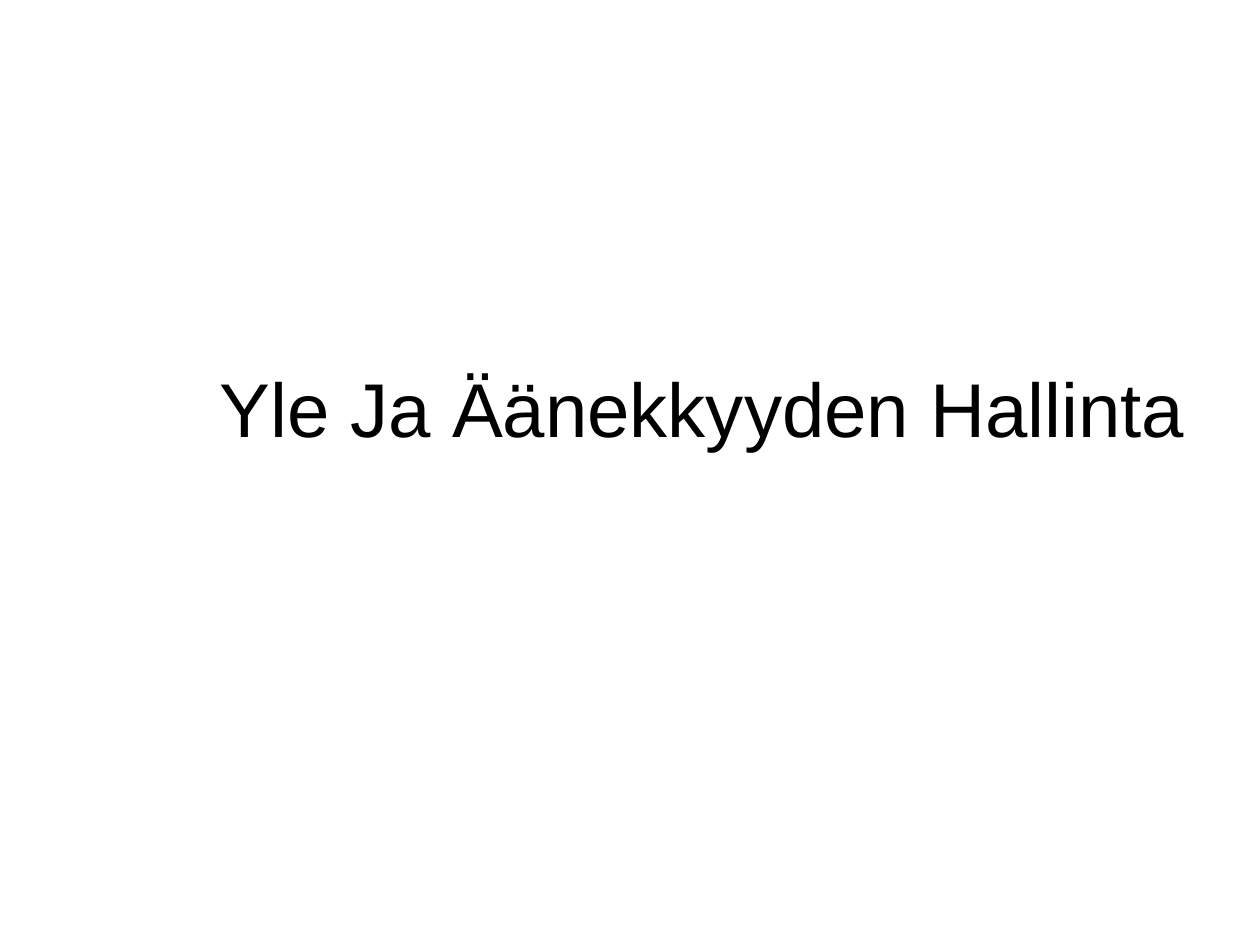
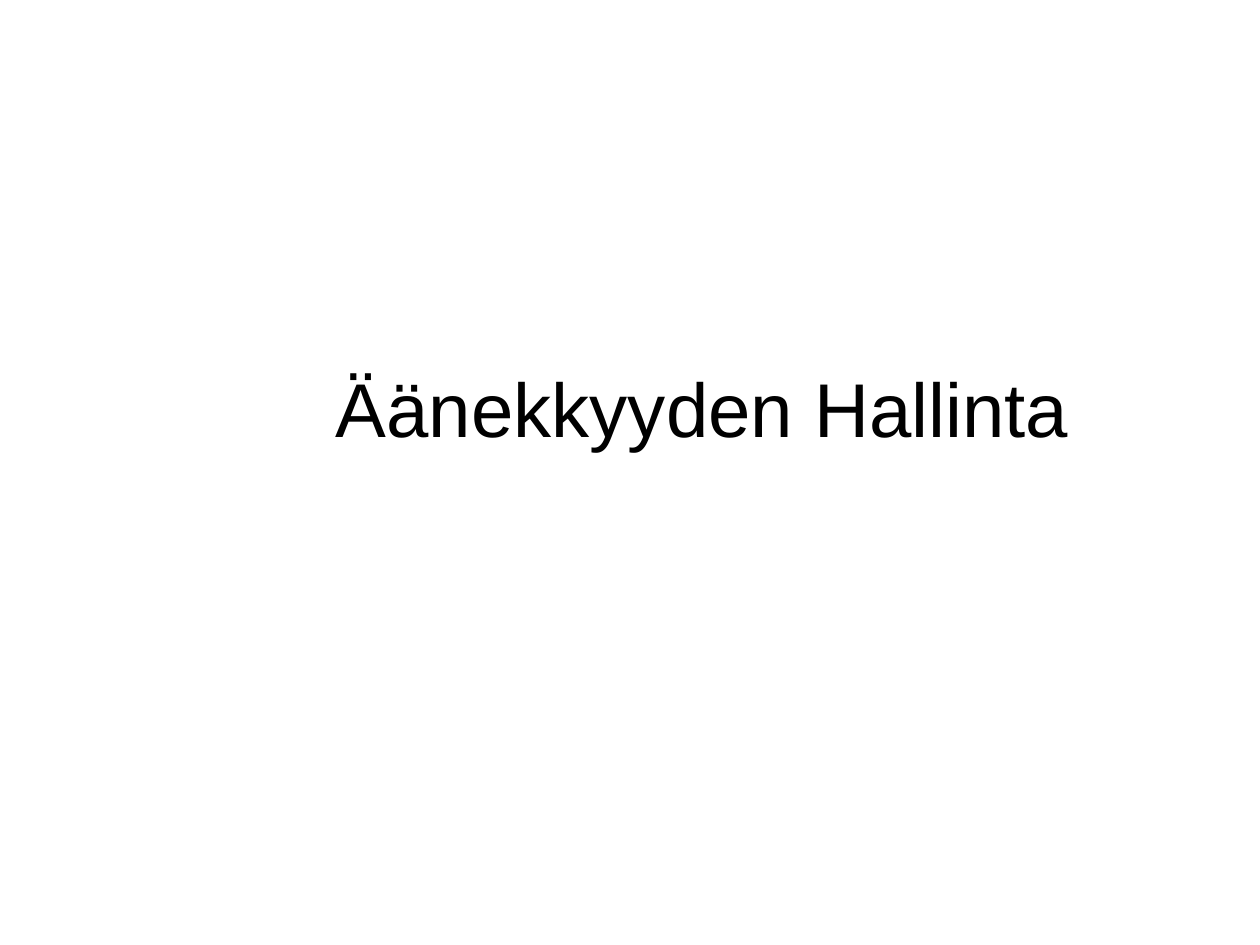
Before and after one commit to mhartzel/Introduction_To_Loudness_Correction, a slide deck: slide 1 of odp/Aanekkyyden Hallinta.odp. Drawn at 1260x945 pixels with LibreOffice and Linux fonts; fonts in the diff are those of the drawing; background and template pictures are left out. Boxes give left, top, right and bottom in pixels: in the first picture for what was removed or moved away, otherwise in the second. Text is boxed around its words. In the diff, an @@ line names an element or a change of style, - is before the commit and + after.

```diff
--- a/odp/Aanekkyyden Hallinta.odp
+++ b/odp/Aanekkyyden Hallinta.odp
@@ subtitle at bbox=[336, 376, 1068, 451]: text changed @@
-Yle Ja Äänekkyyden Hallinta
+Äänekkyyden Hallinta
```
Also in this commit, not shown: 9 other slides changed, 20 slides added, 6 slides removed, 1 other file.
